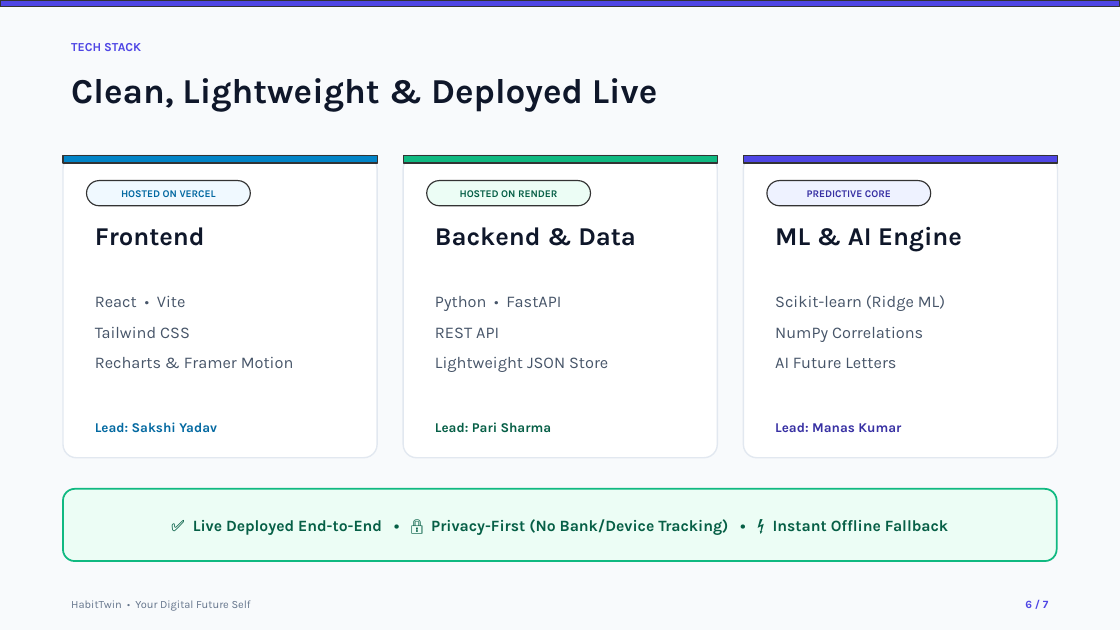
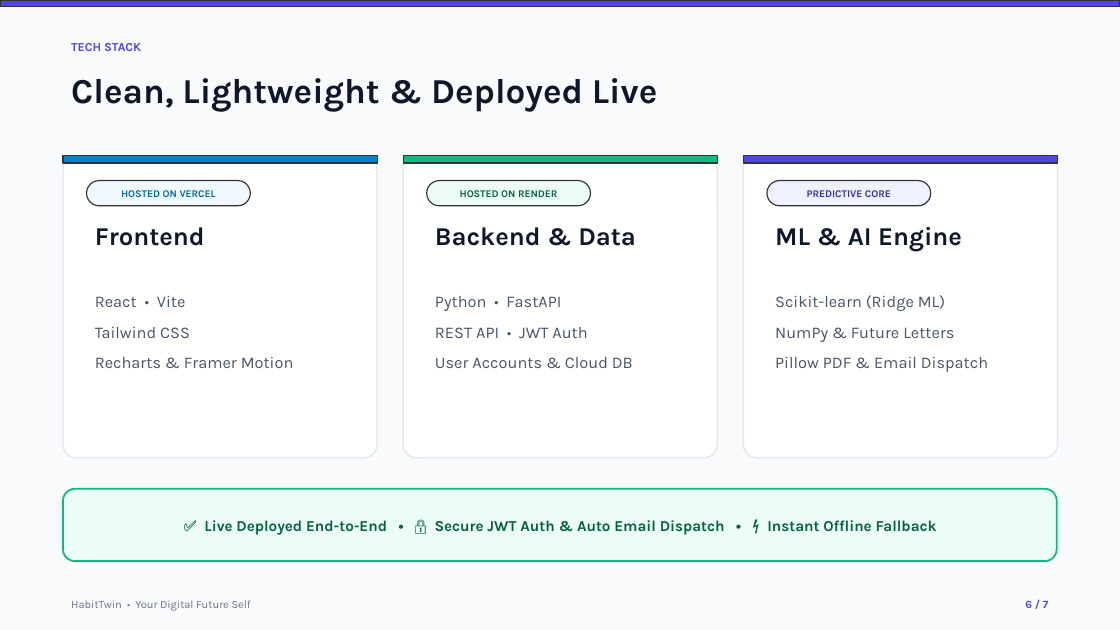
Before and after one commit to manas-3321/HabitTwin, a slide deck: slide 6 of HabitTwin_Presentation.pptx. Drawn at 1120x630 pixels with LibreOffice and Linux fonts; fonts in the diff are those of the drawing. Boxes give left, top, right and bottom in pixels: in the first picture for what was removed or moved away, otherwise in the second. Text is boxed around its words. In the diff, an @@ line names an element or a change of style, - is before the commit and + after.

Commit message:
Integrate monthly allowance, campus rewards, user auth system, 6-month certificate email delivery, and update presentation

```diff
--- a/HabitTwin_Presentation.pptx
+++ b/HabitTwin_Presentation.pptx
@@ text at [435,327,633,368]: text changed @@
-REST API
-Lightweight JSON Store
+REST API • JWT Auth
+User Accounts & Cloud DB
@@ text at [775,327,988,372]: text changed @@
-NumPy Correlations
-AI Future Letters
+NumPy & Future Letters
+Pillow PDF & Email Dispatch
@@ text removed at [95,422,217,432] @@
-Lead: Sakshi Yadav
@@ text removed at [435,422,552,432] @@
-Lead: Pari Sharma
@@ text removed at [775,423,901,432] @@
-Lead: Manas Kumar
@@ text at [204,520,937,535]: text changed; size 13.5 to 13 pt @@
-✅ Live Deployed End-to-End • 🔒 Privacy-First (No Bank/Device Tracking) • ⚡ Instant Offline Fallback
+✅ Live Deployed End-to-End • 🔒 Secure JWT Auth & Auto Email Dispatch • ⚡ Instant Offline Fallback
```
Also in this commit, not shown: 5 other slides changed, 28 other files.
